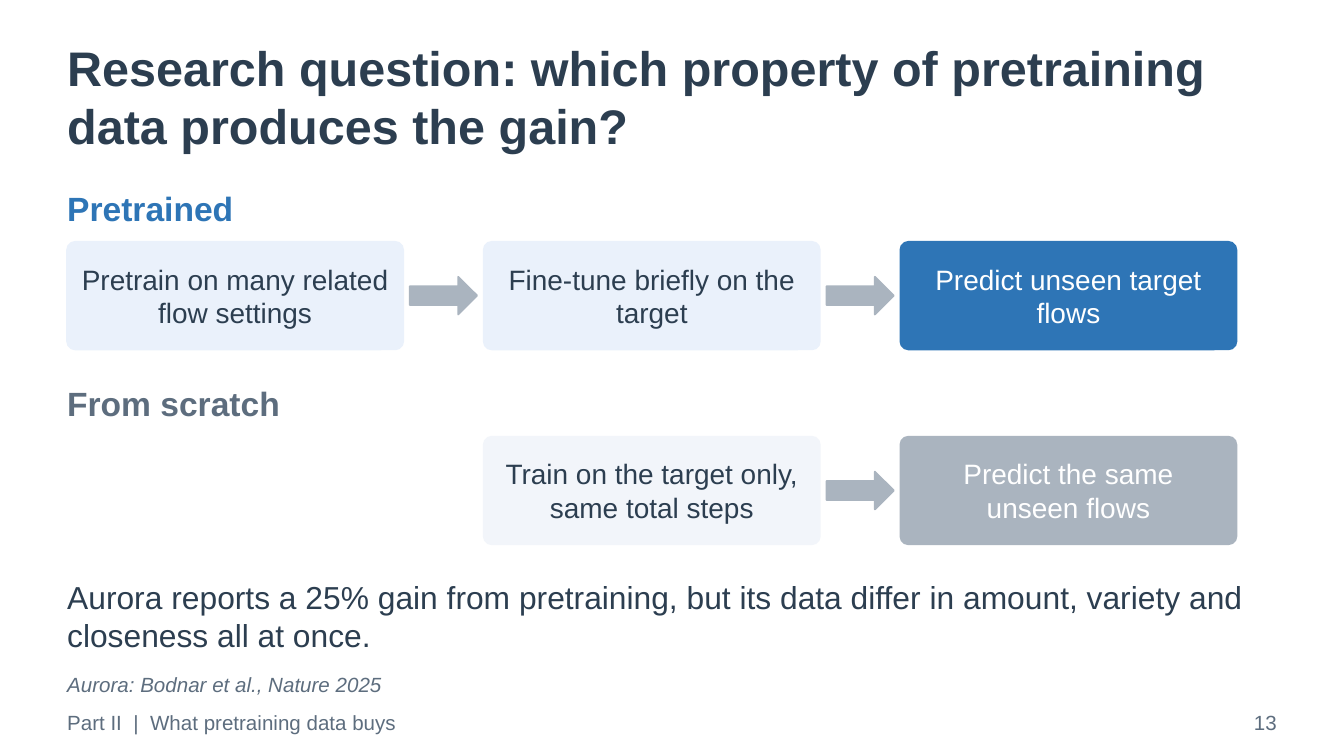
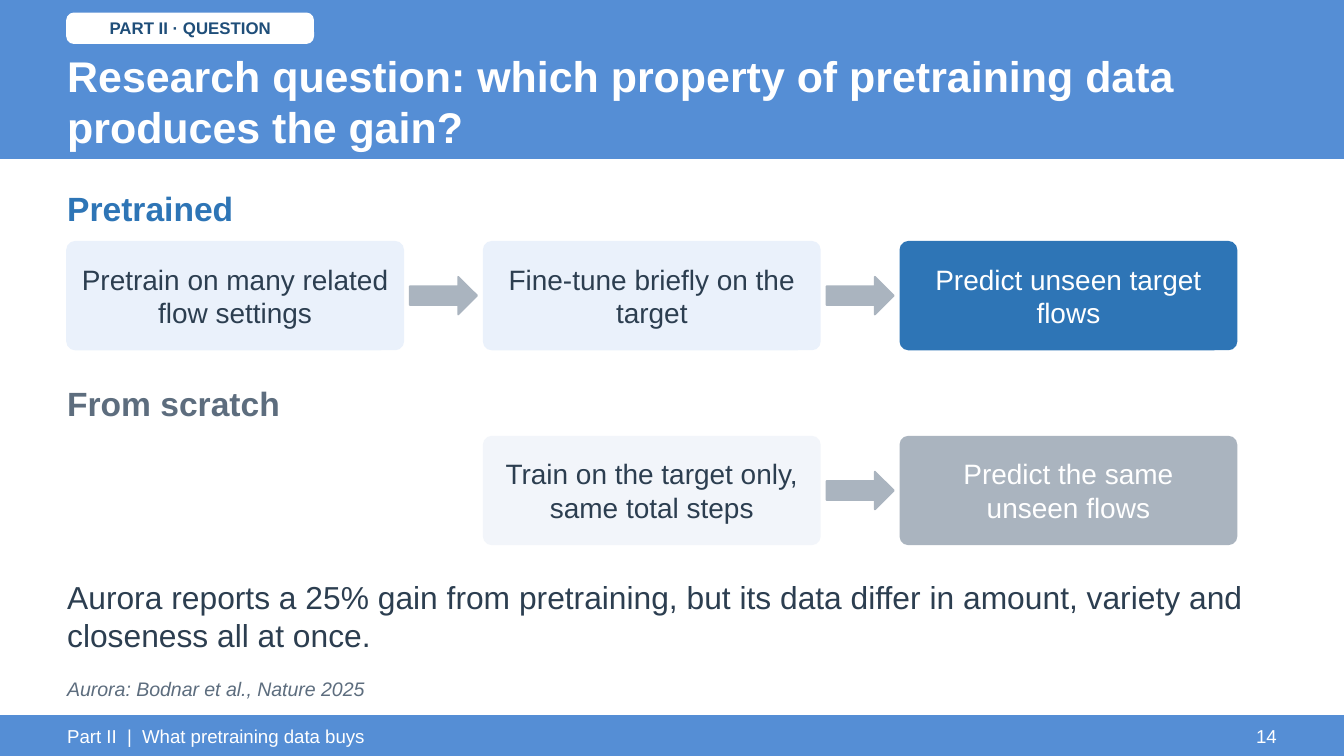
Before and after one commit to ARYAMANN7279/aurora-from-scratch-jax, a slide deck: slide 14 of UGP_Final/UGP_Final_Presentation.pptx (slide 13 before the commit). Drawn at 1344x756 pixels with LibreOffice and Linux fonts; fonts in the diff are those of the drawing. Boxes give left, top, right and bottom in pixels: in the first picture for what was removed or moved away, otherwise in the second. Text is boxed around its words. In the diff, an @@ line names an element or a change of style, - is before the commit and + after.

Commit message:
UGP_Final: deck restyled to the UGP-I/II look (light-blue covers, blue header band), approach/finding tags on every slide, Part I and Part II summary slides; unused figures and their code removed

```diff
--- a/UGP_Final/UGP_Final_Presentation.pptx
+++ b/UGP_Final/UGP_Final_Presentation.pptx
@@ rectangle added at (x1=0, y1=0, x2=1344, y2=159), fill #558ED5, outline #558ED5 1 pt @@
@@ rounded rectangle added at (x1=67, y1=13, x2=313, y2=43), fill #FFFFFF, outline #FFFFFF 1 pt @@
@@ text added at (x1=110, y1=22, x2=271, y2=38), 9 pt, text #1F4E79, bold @@
+PART II · QUESTION
@@ text "Research question: which property of ..." moved from (x1=67, y1=51, x2=1204, y2=153) to (x1=67, y1=61, x2=1173, y2=152) @@
@@ text "Research question: which property of ..." at (x1=67, y1=61, x2=1173, y2=152): size 26 to 23 pt, text colour #2C3E50 to #FFFFFF; vertical alignment top to middle @@
@@ text "Aurora: Bodnar et al., Nature ..." at (x1=67, y1=682, x2=364, y2=699): size 11 to 10.5 pt @@
@@ rectangle added at (x1=0, y1=716, x2=1344, y2=755), fill #558ED5, outline #558ED5 1 pt @@
@@ text removed at (x1=1254, y1=715, x2=1277, y2=730) @@
-13
@@ text "Part II | What pretraining ..." moved from (x1=67, y1=715, x2=395, y2=735) to (x1=67, y1=729, x2=364, y2=747) @@
@@ text "Part II | What pretraining ..." at (x1=67, y1=729, x2=364, y2=747): size 11 to 10 pt, text colour #5D6D7E to #FFFFFF @@
@@ text added at (x1=1256, y1=730, x2=1277, y2=743), 10 pt, text #FFFFFF @@
+14
```
Also in this commit, not shown: 37 other slides changed, 2 slides added, 15 other files.
